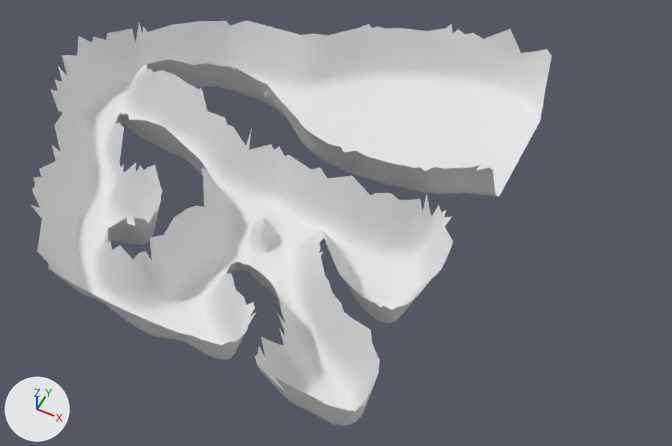
Renders of the FBX model Awful Summer Jam 19/Assets/Models/Level/CaveSimple.fbx from each side of a commit.
Rendered twice from a camera (50 mm lens) standing at (74.7, -107.3, 123.0) and looking at (25.3, -8.4, -0.6). Lighting does not change. The marker at lower left points along +X, +Y and +Z.
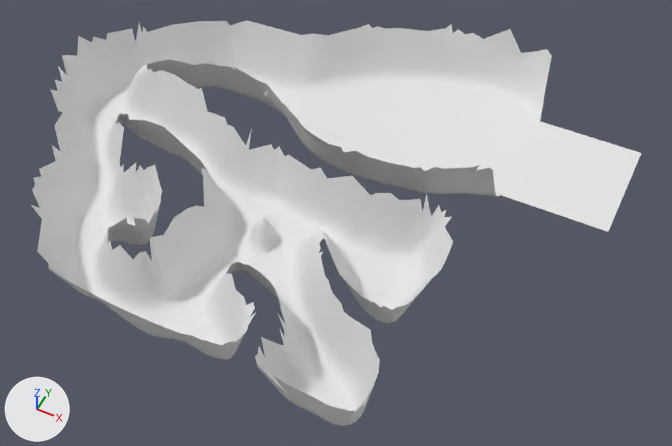
Changed parts and their boxes (x1, y1, x2, y2) in the pictures (672 x 446 px):
```json
{"object": "Cube.431", "change": "reshaped", "before": [372, 24, 552, 196], "after": [372, 24, 641, 232], "on screen": "49% wider, 21% taller"}
{"part": 1, "of": "me_cube_568", "change": "added", "after": [500, 121, 641, 232]}
{"object": "Cube.433", "change": "unchanged, uncovered by the edit", "before": [220, 20, 389, 184], "after": [220, 20, 449, 184]}
{"object": "Cube.432", "change": "unchanged, covered by the edit", "before": [294, 24, 449, 164]}
```

The change, as JSON lines over the scene's bpy script:
```json
{"block": "me_cube_568", "where": "me_cube_568.from_pydata(...)  # 252 vertices, 448 faces; spans x 20.3..49.3, y 0.5..41.3, z 0.0..12.9"}
{"block": "me_cube_568", "where": "# used by ob_cube_431; location = (0.0, 0.0, 0.0)"}
{"block": "me_cube_568", "where": "# verts and faces of me_cube_568; kept vertices keep their numbers, new ones are numbered from 252"}
{"block": "me_cube_568", "where": "# before: 18 (49.3, 32.8, 0.1) at pixel (540, 121), 80 (49.1, 10.5, 0.1) at pixel (499, 194)"}
{"block": "me_cube_568", "change": "me_cube_568 part 1"}
{"op": "add", "block": "me_cube_568", "code": "verts[252] = (69.3, 32.8, 0.1)  # pixel (641, 153)"}
{"op": "add", "block": "me_cube_568", "code": "verts[253] = (69.1, 10.5, 0.1)  # pixel (608, 231)"}
{"op": "add", "block": "me_cube_568", "code": "faces += [(18, 80, 253, 252)]"}
```
